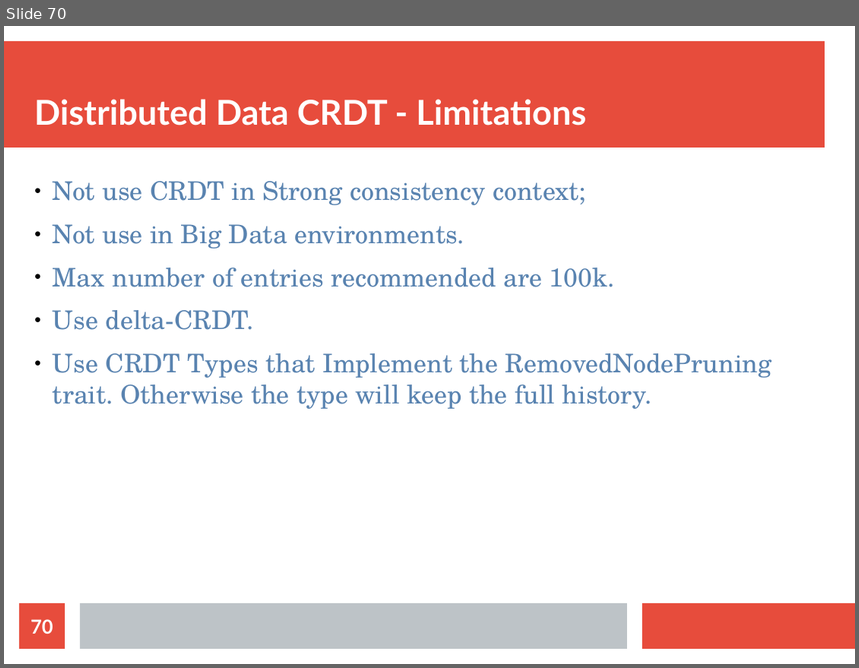
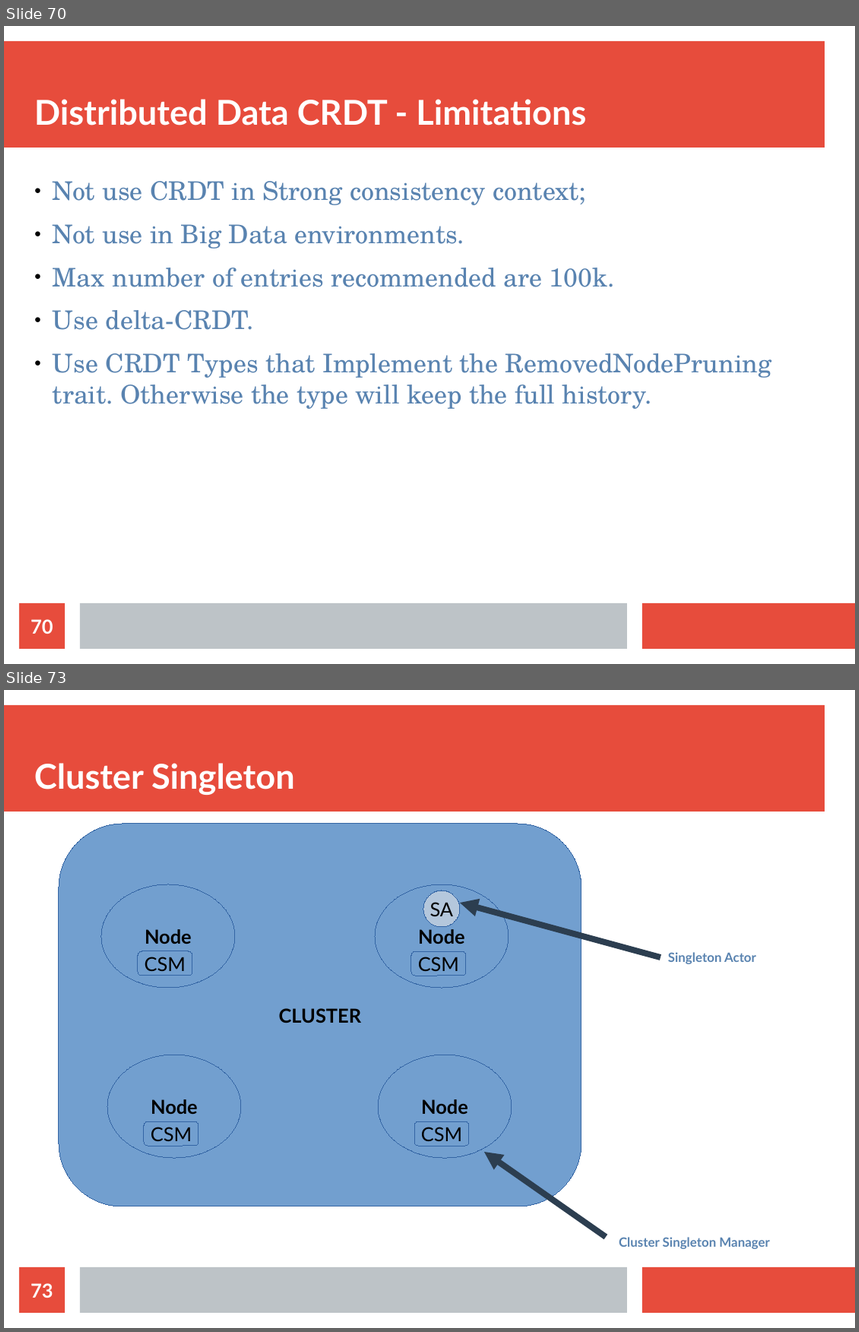
Before and after one commit to bytemania/akka-java-cluster, a slide deck: src/main/resources/res/presentation.odp. Shown one above the other, each under a label of ours: slide 70 before the commit, slides 70 and 73 after it; the slides between them are not shown. The pictures are 859x668 and 859x1332 pixels, drawn with LibreOffice and Linux fonts; fonts in the diff are those of the drawing. Boxes give left, top, right and bottom in pixels: in the first picture for what was removed or moved away, otherwise in the second. Text is boxed around its words. In the diff, an @@ line names an element or a change of style, - is before the commit and + after.

Commit message:
singleton code refinement

```diff
--- a/src/main/resources/res/presentation.odp
+++ b/src/main/resources/res/presentation.odp
@@ slide 73 added at (x1=4, y1=690, x2=855, y2=1328), background #FFFFFF; not listed: 3 template elements that a slide beside it also shows @@
@@ title added at (x1=34, y1=763, x2=295, y2=795), 32 pt, text #FFFFFF, bold @@
+Cluster Singleton
@@ rounded rectangle added at (x1=59, y1=824, x2=582, y2=1207), fill #729FCF, outline #3465A4 0 pt, 18 pt, text #000000, bold @@
+CLUSTER
@@ ellipse added at (x1=101, y1=885, x2=235, y2=988), fill #729FCF, outline #3465A4 0 pt, 18 pt, text #000000, bold @@
+Node
@@ ellipse added at (x1=375, y1=885, x2=509, y2=988), fill #729FCF, outline #3465A4 0 pt, 18 pt, text #000000, bold @@
+Node
@@ ellipse added at (x1=424, y1=891, x2=460, y2=927), fill #B4C7DC, outline #3465A4 0 pt, 18 pt, text #000000 @@
+SA
@@ arrow added from (661, 958) to (461, 904), #2C3E50 5.67 pt @@
@@ rounded rectangle added at (x1=138, y1=952, x2=192, y2=976), fill #729FCF, outline #3465A4 0 pt, 18 pt, text #000000 @@
+CSM
@@ rounded rectangle added at (x1=412, y1=952, x2=467, y2=976), fill #729FCF, outline #3465A4 0 pt, 18 pt, text #000000 @@
+CSM
@@ text added at (x1=668, y1=952, x2=756, y2=964), 12 pt, text #5983B0, bold @@
+Singleton Actor
@@ ellipse added at (x1=107, y1=1055, x2=241, y2=1158), fill #729FCF, outline #3465A4 0 pt, 18 pt, text #000000, bold @@
+Node
@@ ellipse added at (x1=378, y1=1056, x2=512, y2=1159), fill #729FCF, outline #3465A4 0 pt, 18 pt, text #000000, bold @@
+Node
@@ rounded rectangle added at (x1=144, y1=1122, x2=199, y2=1146), fill #729FCF, outline #3465A4 0 pt, 18 pt, text #000000 @@
+CSM
@@ rounded rectangle added at (x1=415, y1=1122, x2=470, y2=1146), fill #729FCF, outline #3465A4 0 pt, 18 pt, text #000000 @@
+CSM
@@ arrow added from (607, 1238) to (484, 1152), #2C3E50 5.67 pt @@
@@ text added at (x1=619, y1=1237, x2=770, y2=1249), 12 pt, text #5983B0, bold @@
+Cluster Singleton Manager
@@ page number added at (x1=19, y1=1268, x2=65, y2=1313), fill #E74C3C, 18 pt, text #FFFFFF, bold @@
+73
```
Also in this commit, not shown: 4 other slides added, 1 slide removed, 8 other files.
